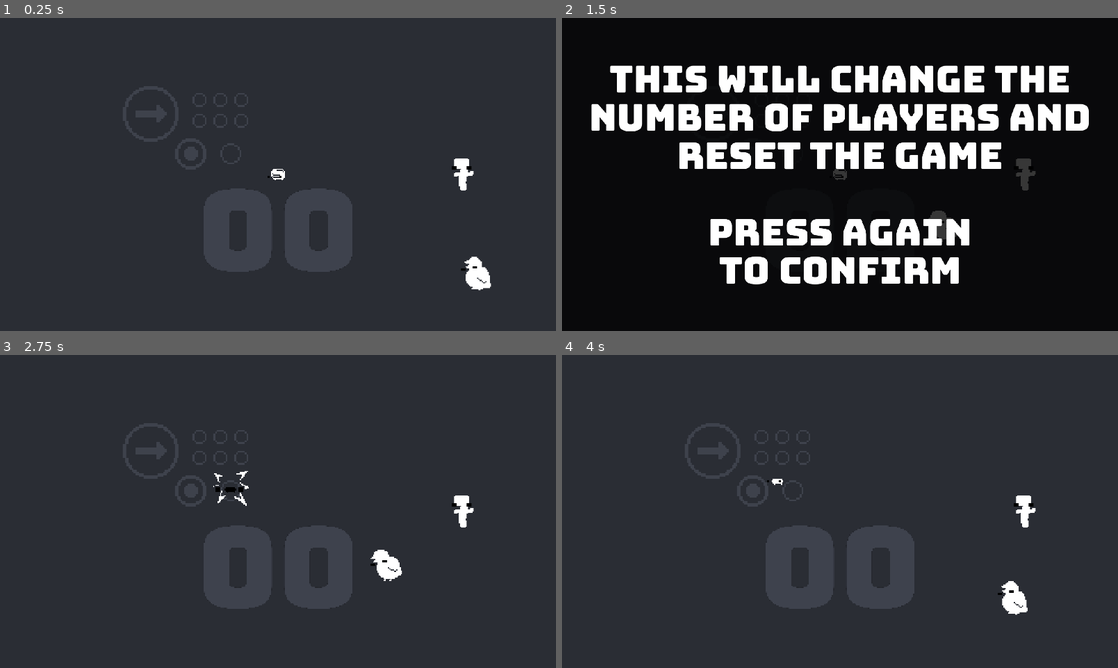
Above: before the commit, frames 1-4 (two rows, left to right).
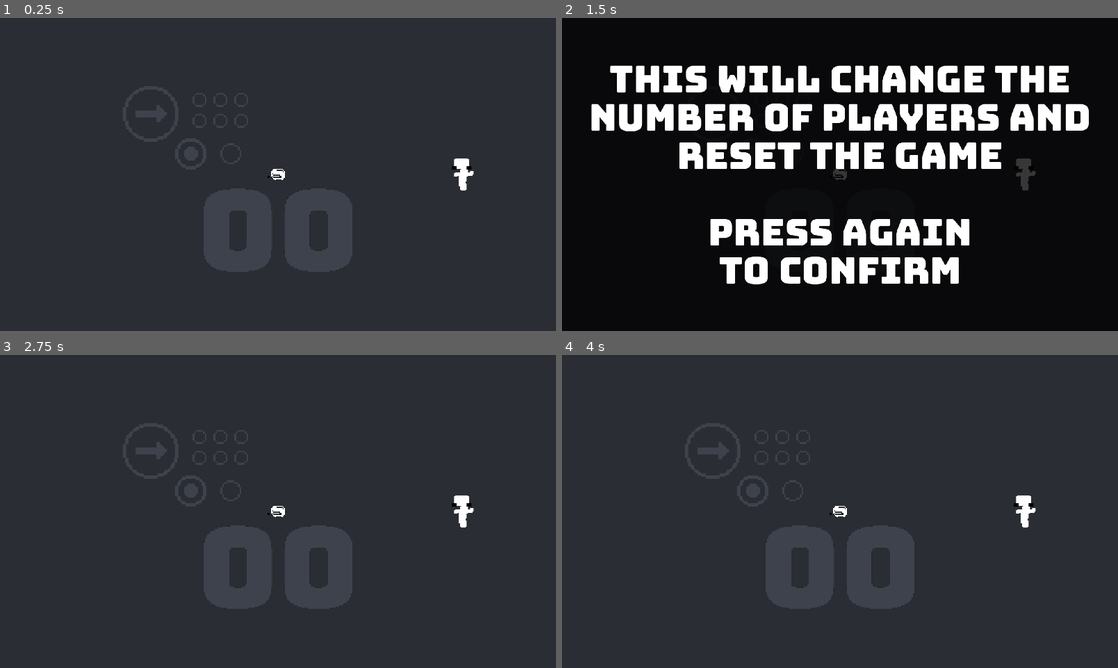
Above: after the commit, the same moments.

Repository: tm-nielsen/arcade-jam-2024
Game: Godot game, scene res://scenes/root.tscn
Two runs of this game, one before a commit and one after it. Both use one fixed random seed, a clock stepped at 60 frames per second and the inputs below.
Inputs (mouse positions are in pixels of both pictures, inside the frame that each line leads up to):
- Up to frame 1 (0.25 s): no input
- Up to frame 2 (1.5 s): move the mouse to (962, 158) at 0.52 s; tap 1 (select_1_player) at 0.6 s; move the mouse to (728, 190) at 1.27 s; tap 2 (select_2_players) at 1.35 s
- Up to frame 3 (2.75 s): move the mouse to (333, 442) at 2.02 s; tap 1 (select_1_player) at 2.1 s
- Up to frame 4 (4 s): move the mouse to (812, 574) at 2.77 s; tap 2 (select_2_players) at 2.85 s; move the mouse to (1006, 558) at 3.52 s; tap 1 (select_1_player) at 3.6 s

The runs differ from the first frame. In frame 1, 0.4% of the frame differs, in the area x 82-89%, y 76-88%; in frame 2, 0.2%; in frame 3, 0.6%, in the area x 38-73%, y 36-73%; in frame 4, 0.5%.

Commit message:
Implemented simple enemy spawner

Diff:
--- a/scenes/game.tscn
+++ b/scenes/game.tscn
@@ -7,6 +7,7 @@
 [ext_resource type="Script" path="res://scripts/score_display.gd" id="4_jnh5o"]
 [ext_resource type="PackedScene" uid="uid://snqevw5plu38" path="res://scenes/prefabs/enemies/bird.tscn" id="7_5fcjv"]
 [ext_resource type="PackedScene" uid="uid://bewhmifls4f0w" path="res://scenes/prefabs/enemies/dummy.tscn" id="7_c3v66"]
+[ext_resource type="Script" path="res://scripts/enemy_spawner.gd" id="7_fbl4k"]
 
 [sub_resource type="WorldBoundaryShape2D" id="WorldBoundaryShape2D_1g13r"]
 normal = Vector2(0, 1)
@@ -26,10 +27,11 @@
 [sub_resource type="CanvasItemMaterial" id="CanvasItemMaterial_8c04p"]
 light_mode = 1
 
-[node name="Game" type="Node2D" node_paths=PackedStringArray("tutorial_enemy")]
+[node name="Game" type="Node2D" node_paths=PackedStringArray("tutorial_enemy", "enemySpawner")]
 texture_filter = 1
 script = ExtResource("1_diw28")
 tutorial_enemy = NodePath("Dummy")
+enemySpawner = NodePath("EnemySpawner")
 
 [node name="Camera2D" type="Camera2D" parent="."]
 drag_left_margin = 0.25
@@ -89,5 +91,6 @@
 [node name="Dummy" parent="." instance=ExtResource("7_c3v66")]
 position = Vector2(160, 0)
 
-[node name="Bird" parent="." instance=ExtResource("7_5fcjv")]
-position = Vector2(175, 90)
+[node name="EnemySpawner" type="Node2D" parent="."]
+script = ExtResource("7_fbl4k")
+bird_prefab = ExtResource("7_5fcjv")
--- /dev/null
+++ b/scripts/enemy_spawner.gd
@@ -0,0 +1,35 @@
+class_name EnemySpawner
+extends Node2D
+
+@export var spawn_area := Vector2(400, 200)
+
+@export_subgroup("references")
+@export var bird_prefab: PackedScene
+
+var enabled: bool = false
+var timer: float = 0
+
+
+func _process(delta):
+  if !enabled: return
+
+  timer += delta
+
+  var spawn_period = 4 * (2.5 - log(timer))
+  if timer > spawn_period:
+    spawn_enemy()
+    timer -= spawn_period
+
+func spawn_enemy():
+  var new_enemy = bird_prefab.instantiate()
+  add_child(new_enemy)
+  new_enemy.position = _get_spawn_position()
+
+func _get_spawn_position() -> Vector2:
+  var spawn_position = Vector2()
+  spawn_position.x = _get_random_point_in_span(spawn_area.x)
+  spawn_position.y = _get_random_point_in_span(spawn_area.y)
+  return spawn_position
+
+func _get_random_point_in_span(length: float) -> float:
+  return (2 * randf() - 1) * length / 2
--- a/scripts/game_manager.gd
+++ b/scripts/game_manager.gd
@@ -3,6 +3,7 @@
 enum GameState {TUTORIAL, GAMEPLAY, RESULTS}
 
 @export var tutorial_enemy: EnemyController
+@export var enemySpawner: EnemySpawner
 
 @export_subgroup("results", "results")
 @export var results_screen: Control
@@ -17,7 +18,8 @@
     GameState.TUTORIAL:
       if !tutorial_enemy:
         game_state = GameState.GAMEPLAY
-        # TODO: activate enemy spawner, start tweens to spawn coin pickups
+        enemySpawner.enabled = true
+        # TODO: start tweens to spawn coin pickups
     GameState.GAMEPLAY:
       if are_all_players_dead():
         game_state = GameState.RESULTS
Not shown: 1 places in scenes/game.tscn that only renumber resources
